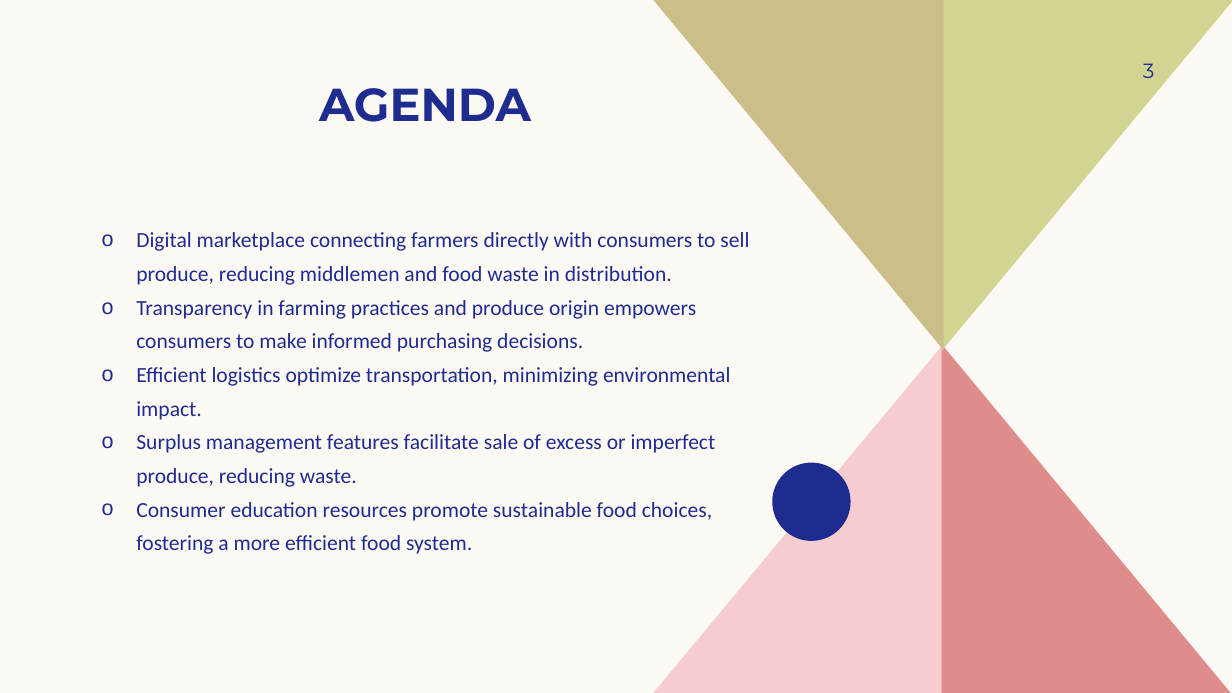
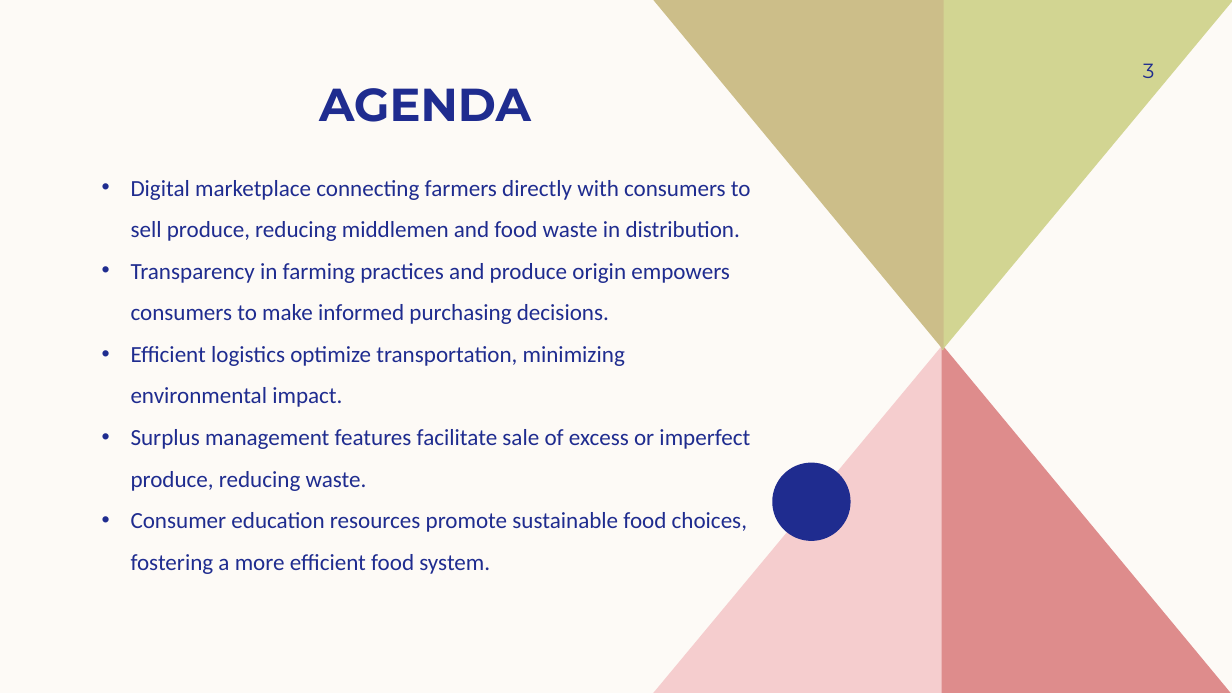
Before and after one commit to srr17/HackathonACMNEXUS, a slide deck: slide 3 of CROP LINK.pptx. Drawn at 1232x693 pixels with LibreOffice and Linux fonts; fonts in the diff are those of the drawing. Boxes give left, top, right and bottom in pixels: in the first picture for what was removed or moved away, otherwise in the second. Text is boxed around its words. In the diff, an @@ line names an element or a change of style, - is before the commit and + after.

```diff
--- a/CROP LINK.pptx
+++ b/CROP LINK.pptx
@@ text "Digital marketplace connecting farmers directly ...": place and size @@
-text "Digital marketplace connecting farmers directly ..." at <box>136,232,749,554</box>
+text "Digital marketplace connecting farmers directly ..." at <box>131,180,751,574</box>
@@ text "Digital marketplace connecting farmers directly ..." at <box>131,180,751,574</box>: size 16.8 to 18 pt; bullet o to •; line spacing 1.3 to 1.5 @@
```
Also in this commit, not shown: 5 other slides changed.
